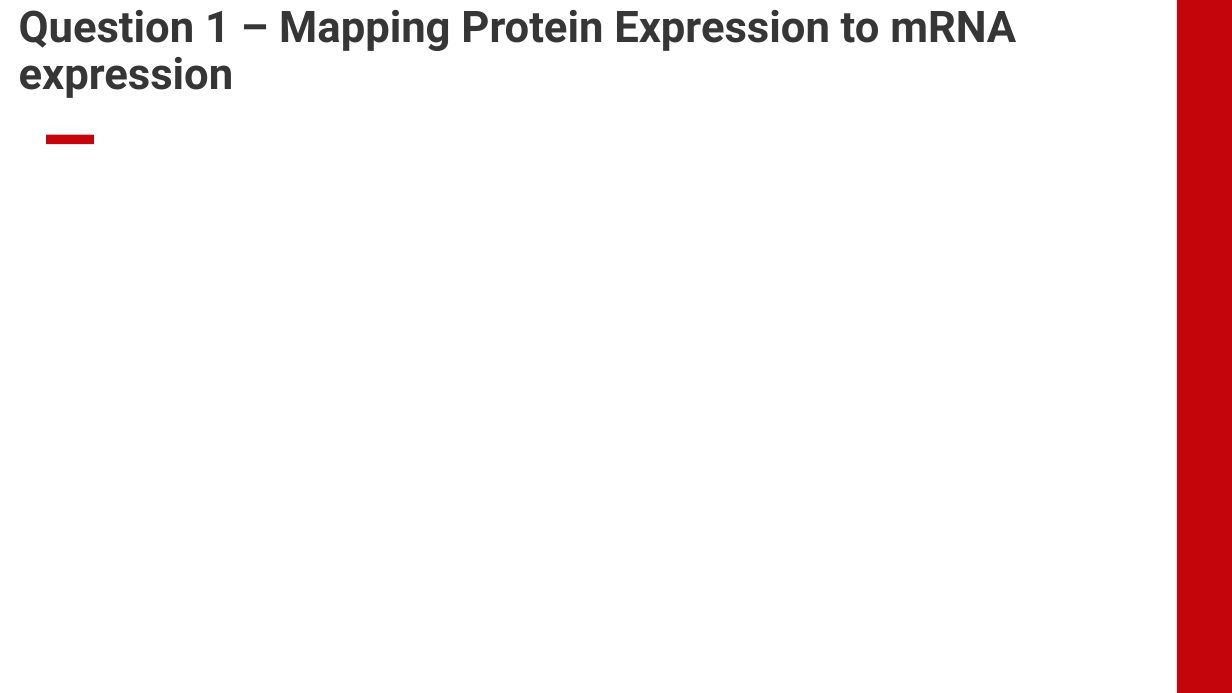
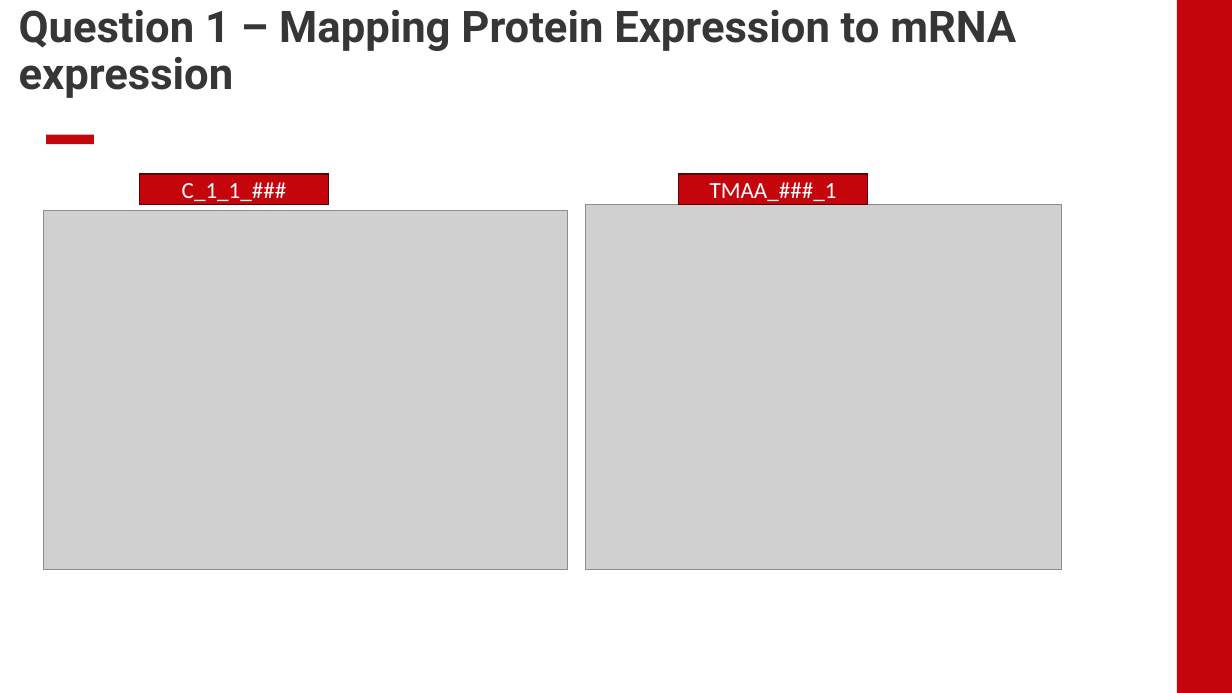
Before and after one commit to EDJohns/2025-Dinh-Lab-Research-Project, a slide deck: slide 6 of Shapiro 2025 Project/Weekly Updates/Week 1 Update.pptx. Drawn at 1232x693 pixels with LibreOffice and Linux fonts; fonts in the diff are those of the drawing; grey boxes stand for pictures; background and template pictures are left out. Boxes give left, top, right and bottom in pixels: in the first picture for what was removed or moved away, otherwise in the second. Text is boxed around its words. In the diff, an @@ line names an element or a change of style, - is before the commit and + after.

```diff
--- a/Shapiro 2025 Project/Weekly Updates/Week 1 Update.pptx
+++ b/Shapiro 2025 Project/Weekly Updates/Week 1 Update.pptx
@@ rectangle added at <box>140,174,329,204</box>, fill #C5050C, outline #560205 1 pt, 18 pt, text #FFFFFF @@
+C_1_1_###
@@ rectangle added at <box>678,174,868,204</box>, fill #C5050C, outline #560205 1 pt, 18 pt, text #FFFFFF @@
+TMAA_###_1
@@ picture added at <box>586,205,1063,570</box> @@
@@ picture added at <box>43,211,567,570</box> @@
```
Also in this commit, not shown: 1 other slide changed, 4 slides added, 3 slides removed, 5 other files.
